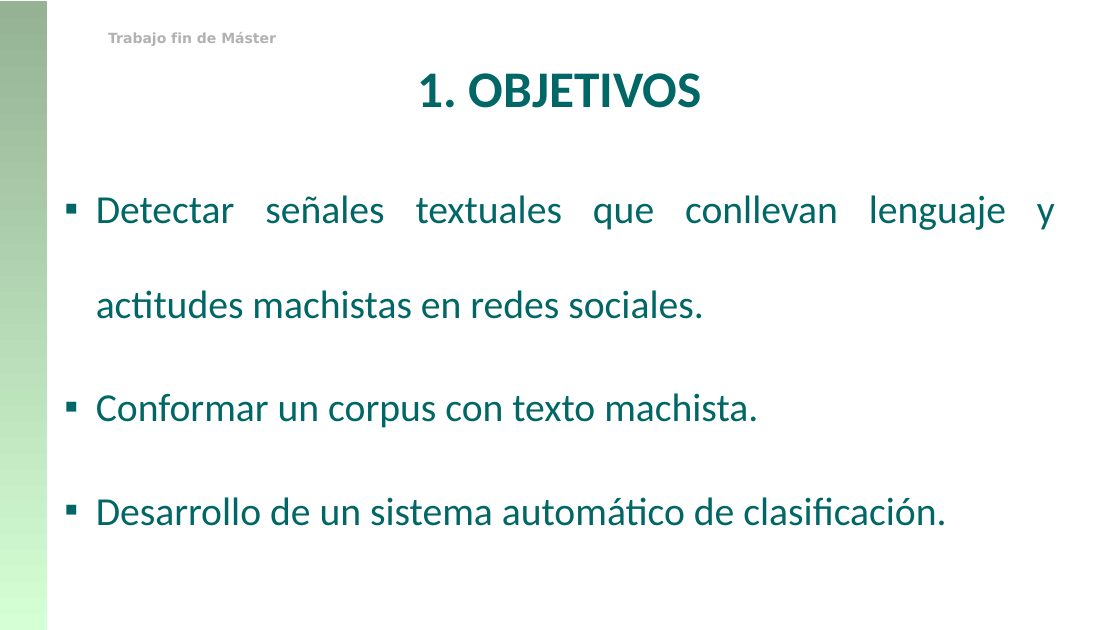
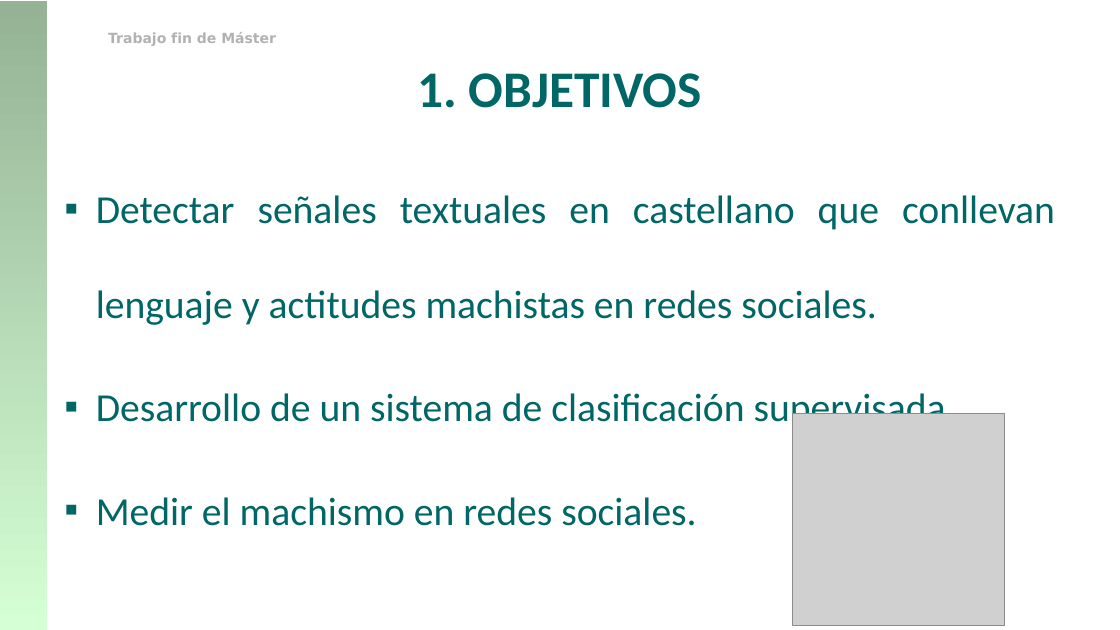
Before and after one commit to franciscorodriguez92/uned-tfm, a slide deck: slide 5 of TFM_Francisco_Rodriguez.pptx. Drawn at 1120x630 pixels with LibreOffice and Linux fonts; fonts in the diff are those of the drawing; grey boxes stand for pictures; background and template pictures are left out. Boxes give left, top, right and bottom in pixels: in the first picture for what was removed or moved away, otherwise in the second. Text is boxed around its words. In the diff, an @@ line names an element or a change of style, - is before the commit and + after.

```diff
--- a/TFM_Francisco_Rodriguez.pptx
+++ b/TFM_Francisco_Rodriguez.pptx
@@ text at [96,195,1055,526]: text changed @@
-▪ Detectar señales textuales que conllevan lenguaje y actitudes machistas en redes sociales.
-▪ Conformar un corpus con texto machista.
-▪ Desarrollo de un sistema automático de clasificación.
+▪ Detectar señales textuales en castellano que conllevan lenguaje y actitudes machistas en redes sociales.
+▪ Desarrollo de un sistema de clasificación supervisada.
+▪ Medir el machismo en redes sociales.
@@ picture added at [793,414,1005,626] @@
```
Also in this commit, not shown: 26 other slides changed, 14 slides added, 9 slides removed, 4 other files.
